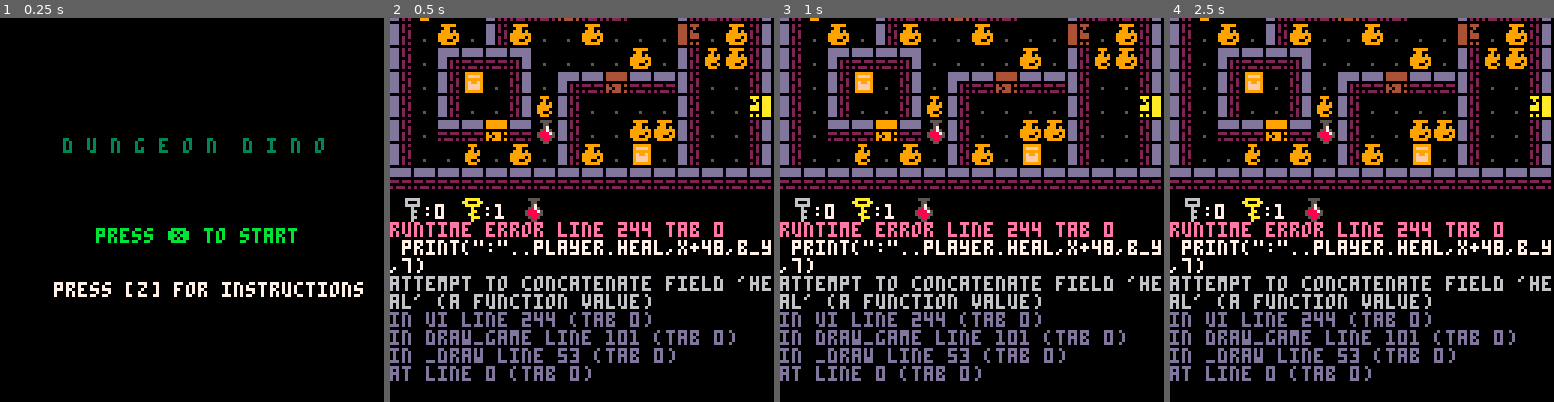
Above: before the commit, frames 1-4 (left to right).
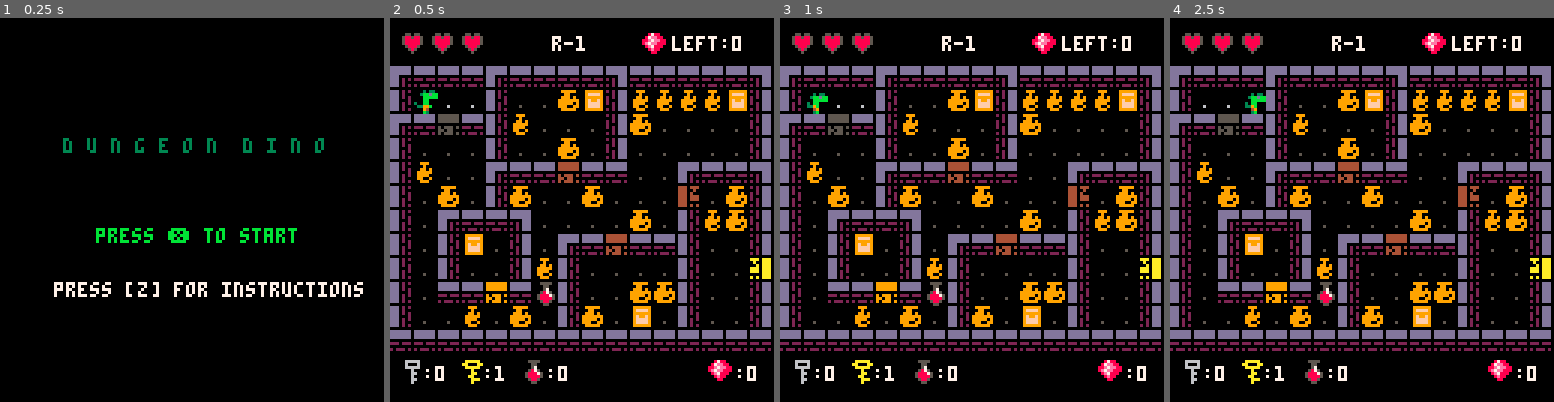
Above: after the commit, the same moments.

Repository: robotspacefish/dungeon_dino
Game: PICO-8 cartridge dungeon_dino.p8
Two runs of this game, one before a commit and one after it. Both use one fixed random seed, a clock stepped at 60 frames per second and the inputs below.
Inputs:
- Up to frame 1 (0.25 s): no input
- Up to frame 2 (0.5 s): tap X (X key) at 0.33 s
- Up to frame 3 (1 s): tap O (Z key) at 0.7 s
- Up to frame 4 (2.5 s): tap X (X key) at 1.07, 1.85 s; hold Right 1.6-2.1 s; tap O (Z key) at 1.7, 2.1 s; hold Up 2.15-2.42 s; hold Right from 2.47 s (still down)

Frame 1 is identical in both runs. In frame 2, 39% of the frame differs, in the area x 0-100%, y 0-96%; in frame 3, 39%; in frame 4, 39%.
Error before the commit: runtime error line 244 tab 0; print(":"..player.heal,x+48,b_y,7); attempt to concatenate field 'heal' (a function value)

Commit message:
change heal var to potion

Diff:
--- a/dungeon_dino.p8
+++ b/dungeon_dino.p8
@@ -135,7 +135,7 @@
 				mset(obj.x,obj.y,sm_vase_spr[4]) --todo lg & sm
 			end
 
-			if obj.name=="heal" then
+			if obj.name=="potion" then
 				player:heal()
 				mset(obj.x,obj.y,floor_spr[1])
 			end
@@ -244,7 +244,7 @@
 
 	--healing item display
 	spr(heal_spr,x+40,b_y-2)
-	print(":"..player.heal,x+48,b_y,7)
+	print(":"..player.potion,x+48,b_y,7)
 	--gems display
 	local j_x=x+102
 	spr(gem_spr[1],j_x,b_y-2)
@@ -383,7 +383,7 @@
 		master_key=1, --todo change back to 0
 		gems=0,
 		health=3,
-		heal=0,
+		potion=0,
 		--====== player methods ==========================================
 		-- setup=function(self)
 		-- 	--reset keys for next room
